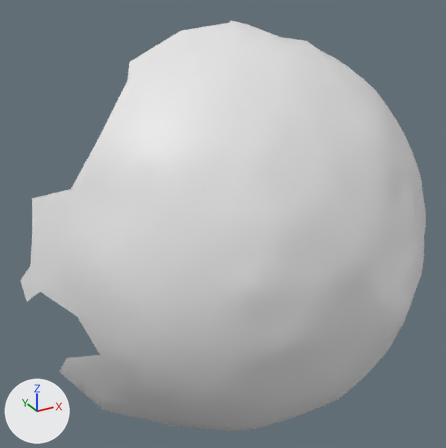
Renders of the OBJ model res/final/onecam_fullvolume/07/cleanedup/FullVolium.000155.obj from each side of a commit.
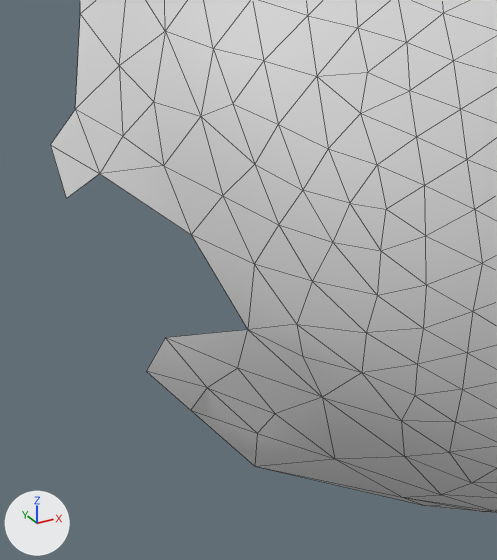
Old and new are each drawn whole from a camera (50 mm lens) standing at (-347.8, 264.7, -124.0) and looking at (-248.9, 444.4, -213.8) and again close up on the part from 0% to 45% of the width and 50% to 100% of the height. The lights are fixed; the arrows at lower left show +X, +Y and +Z. The close-ups show mesh edges as thin lines. Where no turn or scale is listed for an object, it has been applied to the vertices.

The scene before the commit, as lines of its bpy script (objects in view):
```python
me_fullvolium_000155 = bpy.data.meshes.new('FullVolium.000155')
me_fullvolium_000155.from_pydata(...)  # 754 vertices, 1466 faces; spans x -319.0..-158.0, y 387.0..481.0, z -299.0..-146.0
# before: 613 (-316.0, 455.0, -219.0) at pixel (75, 109), 615 (-319.0, 458.0, -225.0) at pixel (50, 144), 616 (-315.0, 450.0, -226.0) at pixel (99, 173), 640 (-319.0, 455.0, -232.0) at pixel (66, 198)
# before: 716 (-310.0, 446.0, -252.0) at pixel (165, 337), 717 (-305.0, 442.0, -260.0) at pixel (207, 387), 719 (-312.0, 448.0, -258.0) at pixel (146, 371), 720 (-306.0, 450.0, -268.0) at pixel (190, 410), 721 (-300.0, 439.0, -267.0) at pixel (257, 433)
# before: 722 (-299.0, 444.0, -278.0) at pixel (254, 466), 723 (-292.0, 429.0, -268.0) at pixel (334, 458), 724 (-282.0, 431.0, -281.0) at pixel (402, 497), 753 (-271.0, 447.0, -299.0) at pixel (425, 505)
ob_fullvolium_000155 = bpy.data.objects.new('FullVolium.000155', me_fullvolium_000155)
ob_fullvolium_000155.location = (0.0, 0.0, 0.0)
```
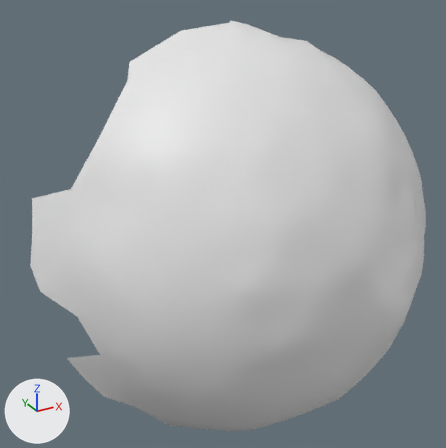
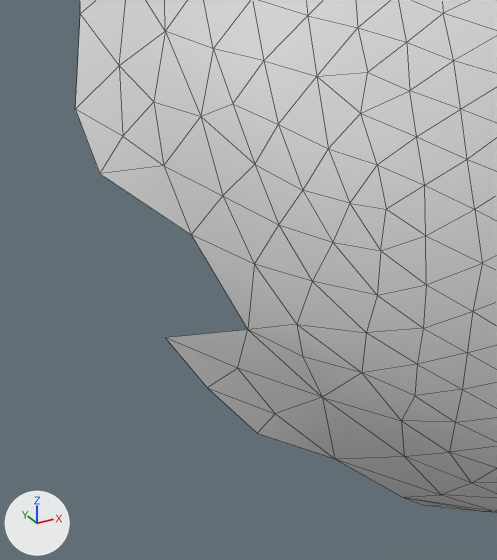
Where the change shows, as pixel boxes (x1, y1, x2, y2) in the close-ups (497 x 560 px):
'FullVolium.000155', reshaped: before (51, 0, 497, 513); after (75, 0, 497, 513)
part 1 of me_fullvolium_000155, deleted: before (51, 109, 100, 199)
part 2 of me_fullvolium_000155, deleted: before (147, 338, 424, 506)

What changed in the scene script:
```text
Change me_fullvolium_000155:
    where me_fullvolium_000155.from_pydata(...)  # 754 vertices, 1466 faces; spans x -319.0..-158.0, y 387.0..481.0, z -299.0..-146.0
    used by ob_fullvolium_000155; location = (0.0, 0.0, 0.0)
    verts and faces of me_fullvolium_000155; kept vertices keep their numbers, new ones are numbered from 754
    me_fullvolium_000155 part 1
    add delete_vertices([615, 640])  # with the faces that use them
    me_fullvolium_000155 part 2
    add delete_vertices([719, 720, 722])  # with the faces that use them
```
